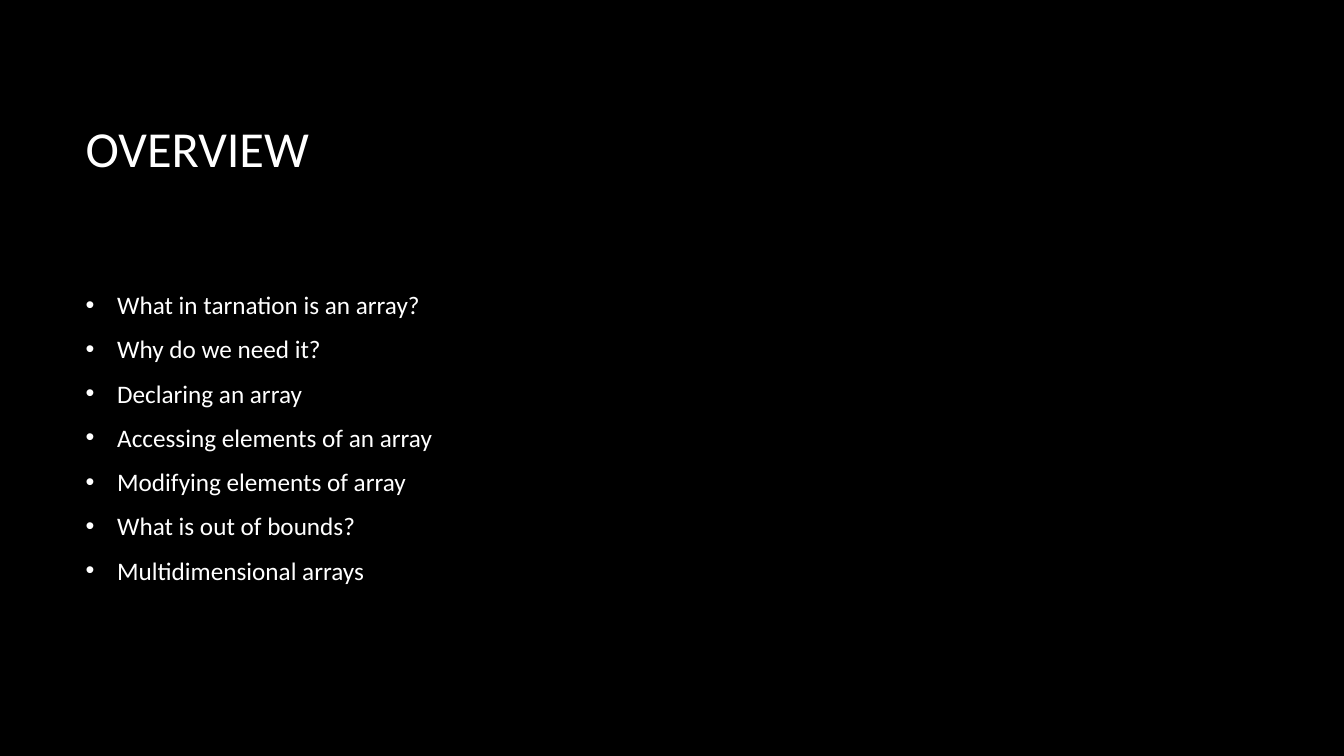
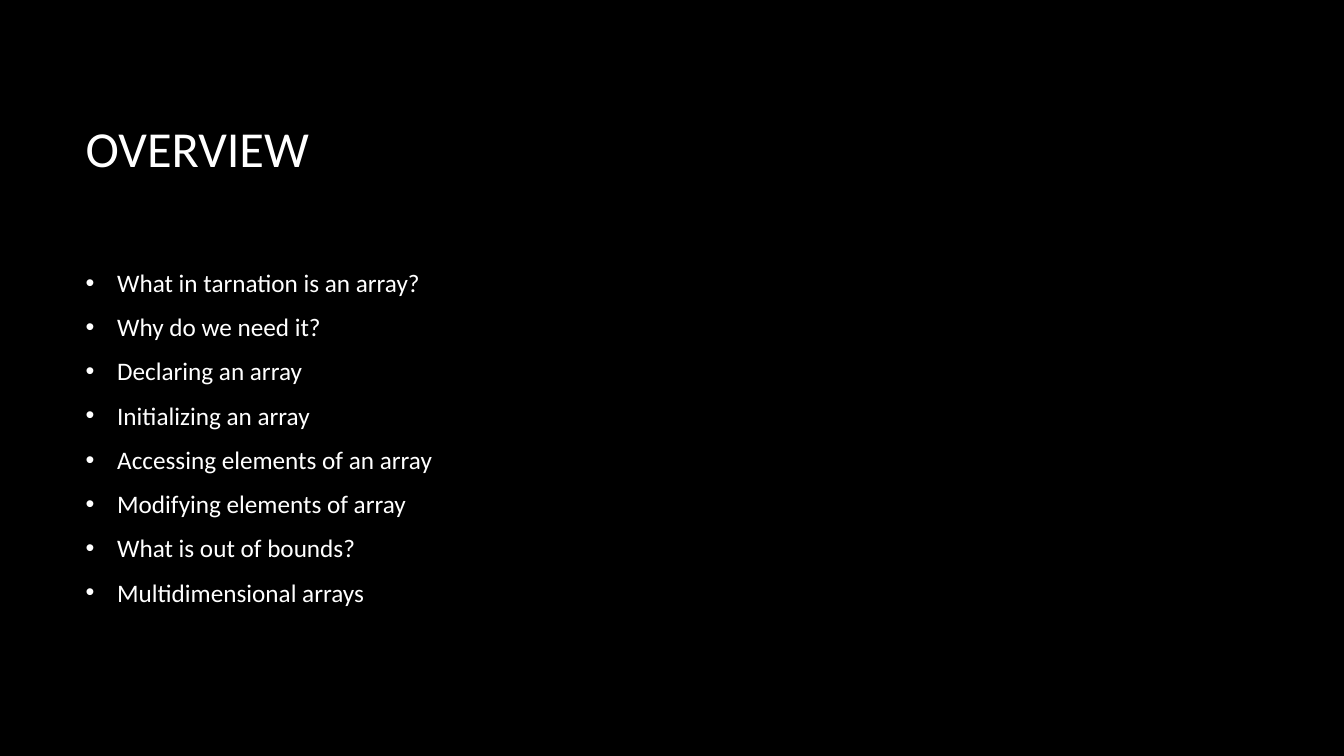
Before and after one commit to fopineda/C-Class, a slide deck: slide 2 of C-Course/Slides/Section6-Arrays.pptx. Drawn at 1344x756 pixels with LibreOffice and Linux fonts; fonts in the diff are those of the drawing; background and template pictures are left out. Boxes give left, top, right and bottom in pixels: in the first picture for what was removed or moved away, otherwise in the second. Text is boxed around its words. In the diff, an @@ line names an element or a change of style, - is before the commit and + after.

Commit message:
more array stuff

```diff
--- a/C-Course/Slides/Section6-Arrays.pptx
+++ b/C-Course/Slides/Section6-Arrays.pptx
@@ text at (117, 407, 310, 430): paragraph added @@
+• Initializing an array
```
Also in this commit, not shown: 3 other slides changed, 3 slides added, 7 other files.
